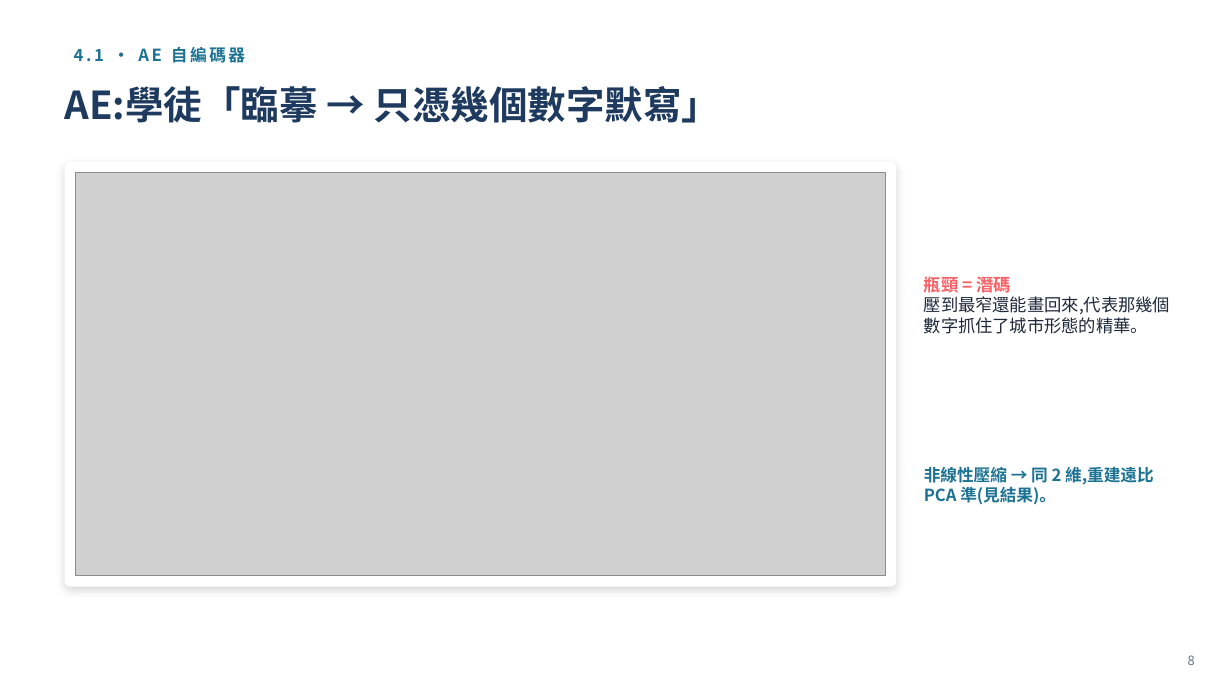
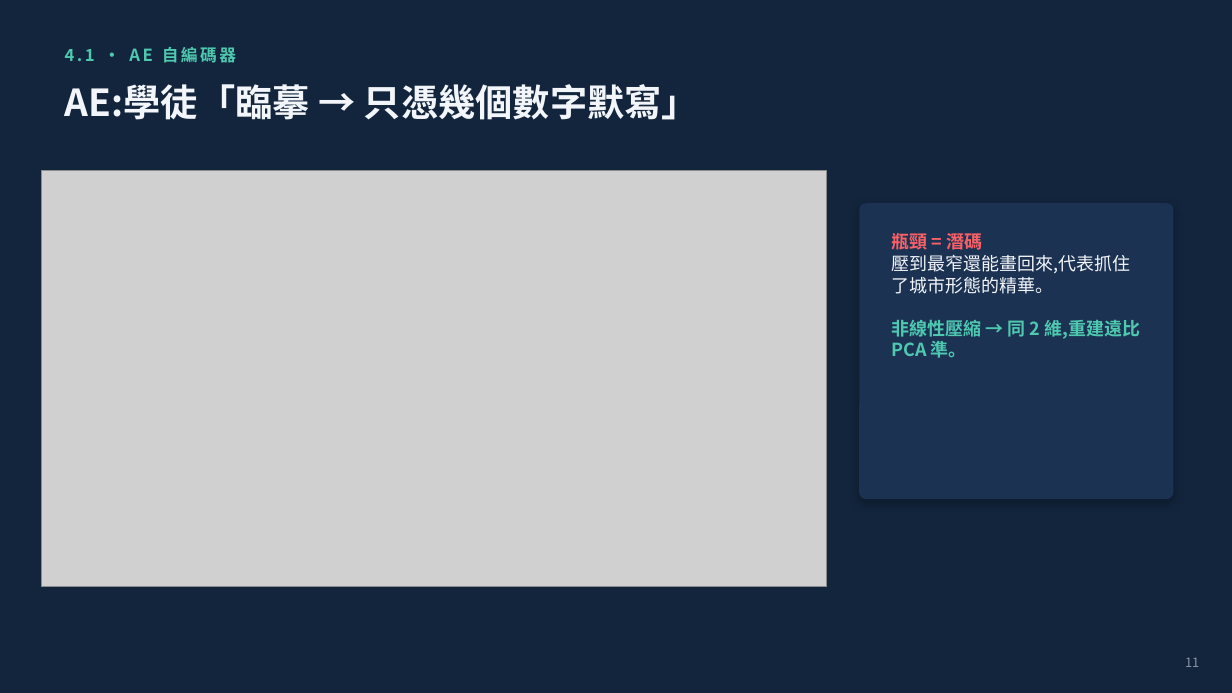
Before and after one commit to scott-lbx/ws-df26-w18, a slide deck: slide 14 of 07_Latent_Urban/潛空間教學簡報.pptx (slide 11 before the commit). Drawn at 1232x693 pixels with LibreOffice and Linux fonts; fonts in the diff are those of the drawing; grey boxes stand for pictures. Boxes give left, top, right and bottom in pixels: in the first picture for what was removed or moved away, otherwise in the second. Text is boxed around its words. In the diff, an @@ line names an element or a change of style, - is before the commit and + after.

```diff
--- a/07_Latent_Urban/潛空間教學簡報.pptx
+++ b/07_Latent_Urban/潛空間教學簡報.pptx
@@ background #FFFFFF to #12253C @@
@@ text "4.1 · AE 自編碼器" at <box>65,47,236,63</box>: text colour #1C7293 to #4EC9B0 @@
@@ text "AE:學徒「臨摹 → 只憑幾個數字默寫」" at <box>65,84,699,120</box>: size 30 to 29 pt, text colour #1E3A5F to #F2F5FA @@
@@ picture: place and size @@
-picture at <box>76,173,885,576</box>
+picture at <box>42,171,827,587</box>
@@ rounded rectangle removed at <box>65,162,897,587</box> @@
@@ rounded rectangle added at <box>860,203,1174,499</box>, fill #1C3252 @@
@@ text "瓶頸 = 潛碼": place and size @@
-text "瓶頸 = 潛碼" at <box>924,276,1170,334</box>
+text "瓶頸 = 潛碼" at <box>891,230,1141,358</box>
@@ text "瓶頸 = 潛碼" at <box>891,230,1141,358</box>: vertical alignment middle to top @@
@@ text at <box>891,230,982,254</box>: size 13.5 to 14 pt in "瓶頸 = 潛碼" @@
@@ text at <box>891,254,1141,358</box>: text changed; size 13.5 to 14 pt; text colour #1E293B to #F2F5FA @@
-壓到最窄還能畫回來,代表那幾個數字抓住了城市形態的精華。
+壓到最窄還能畫回來,代表抓住了城市形態的精華。
+非線性壓縮 → 同 2 維,重建遠比 PCA 準。
@@ text removed at <box>924,464,1154,504</box> @@
-非線性壓縮 → 同 2 維,重建遠比 PCA 準(見結果)。
@@ text added at <box>1185,657,1199,667</box>, 10 pt, text #8B949E @@
+11
@@ text removed at <box>1188,655,1195,665</box> @@
-8
```
Also in this commit, not shown: 18 other slides changed, 12 slides added, 3 slides removed, 9 other files.
